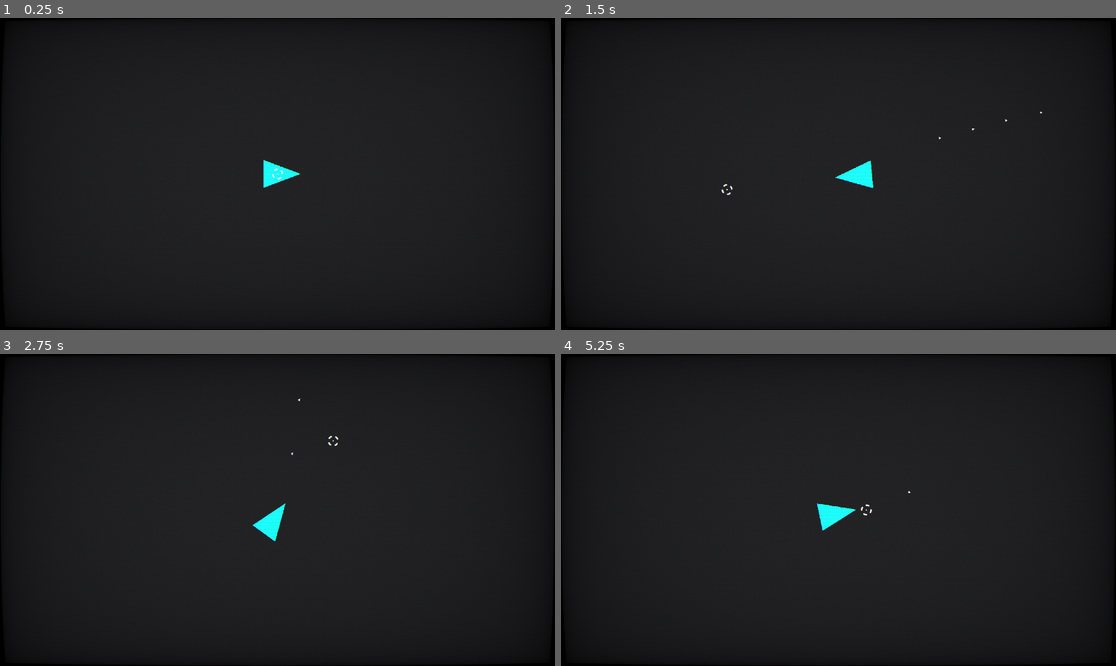
Above: before the commit, frames 1-4 (two rows, left to right).
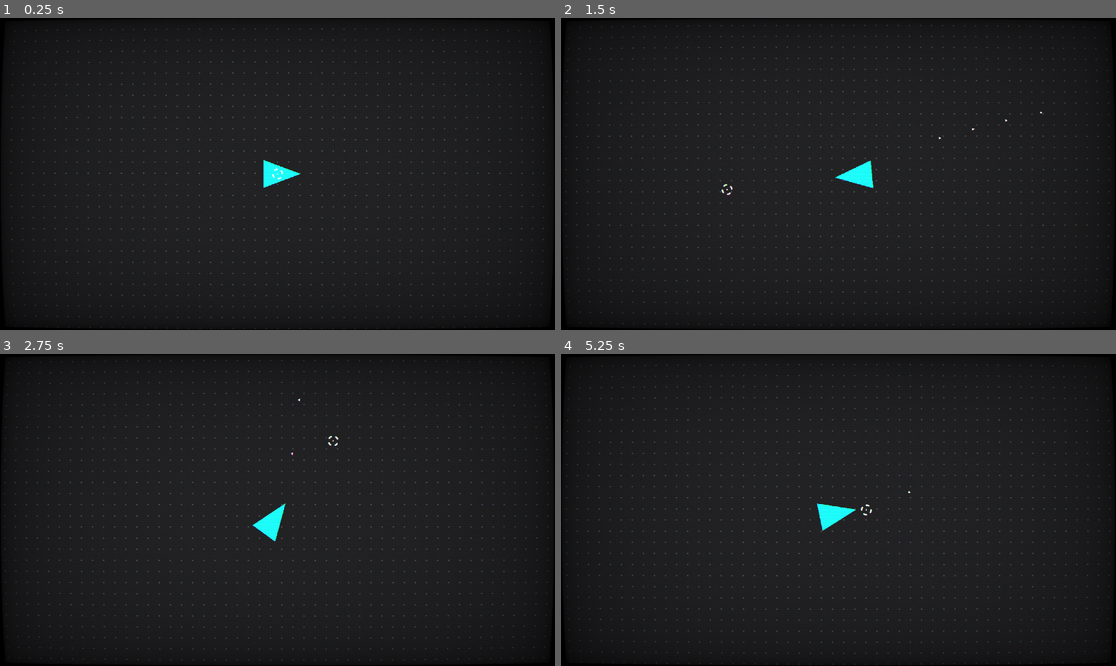
Above: after the commit, the same moments.

Repository: LordChildConsumer/MiniHordeShooter
Game: Godot game, scene res://main.tscn
The game is run twice, just before and just after one commit, with the same random seed, the same clock (stepped at 60 frames per second) and the same inputs.
Inputs (mouse positions are in pixels of both pictures, inside the frame that each line leads up to):
- Up to frame 1 (0.25 s): no input
- Up to frame 2 (1.5 s): tap Enter at 0.5 s; move the mouse to (960, 158) at 0.52 s; press the mouse at (960, 158) at 0.53 s; hold D (move_right) 0.53-1.28 s; move the mouse to (727, 189) at 1.27 s; release the mouse at (727, 189) at 1.28 s; hold S (move_down) from 1.28 s (still down); click (727, 189) at 1.35 s
- Up to frame 3 (2.75 s): move the mouse to (333, 441) at 2.02 s; release S (move_down) at 2.03 s; press the mouse at (333, 441) at 2.03 s; hold D (move_right) from 2.03 s (still down)
- Up to frame 4 (5.25 s): move the mouse to (810, 572) at 2.77 s; release D (move_right) at 2.78 s; release the mouse at (810, 572) at 2.78 s; hold W (move_up) 2.78-3.53 s; click (810, 572) at 2.85 s; move the mouse to (1005, 556) at 3.52 s; press the mouse at (1005, 556) at 3.53 s; hold A (move_left) 3.53-5.03 s; move the mouse to (672, 463) at 4.27 s; release the mouse at (672, 463) at 4.28 s; click (672, 463) at 4.35 s; move the mouse to (866, 510) at 5.02 s; press the mouse at (866, 510) at 5.03 s; hold S (move_down) from 5.03 s (still down)

The runs differ from the first frame. In frame 1, 1.1% of the frame differs, in the area x 1-99%, y 3-100%; in frame 2, 1.2%; in frame 3, 1.2%; in frame 4, 1.3%, in the area x 0-99%, y 3-100%.

Commit message:
Grid background

Diff:
--- a/components/health_poly.gd
+++ b/components/health_poly.gd
@@ -23,7 +23,7 @@
 
 
 func _ready() -> void:
-	# Gets a reference to the 'pct' uniform in the health shader.
+	# Gets a reference to the shader material.
 	var m: ShaderMaterial = material as ShaderMaterial;
 	if m: shader = m;
 
--- a/main.tscn
+++ b/main.tscn
@@ -42,17 +42,6 @@
 [node name="WorldEnvironment" type="WorldEnvironment" parent="."]
 environment = SubResource("Environment_hfutu")
 
-[node name="BG" type="CanvasLayer" parent="."]
-layer = -15
-
-[node name="ColorRect" type="ColorRect" parent="BG"]
-anchors_preset = 15
-anchor_right = 1.0
-anchor_bottom = 1.0
-grow_horizontal = 2
-grow_vertical = 2
-color = Color(0.101961, 0.101961, 0.105882, 1)
-
 [node name="PostProcessing" type="CanvasLayer" parent="."]
 layer = 15
 
--- /dev/null
+++ b/player/bg.gd
@@ -0,0 +1,9 @@
+extends CanvasLayer
+
+
+
+@export var camera: Camera2D;
+@onready var shader := ($Dots as ColorRect).material as ShaderMaterial;
+
+func _physics_process(_delta: float) -> void:
+	shader.set_shader_parameter("offset", camera.get_screen_center_position());
--- a/player/player.tscn
+++ b/player/player.tscn
@@ -1,6 +1,8 @@
-[gd_scene load_steps=14 format=3 uid="uid://5ufingx2vmlv"]
+[gd_scene load_steps=17 format=3 uid="uid://5ufingx2vmlv"]
 
 [ext_resource type="Script" path="res://player/player.gd" id="1_decup"]
+[ext_resource type="Shader" path="res://shaders/screen/background.gdshader" id="2_5fqlc"]
+[ext_resource type="Script" path="res://player/bg.gd" id="2_85xfw"]
 [ext_resource type="Script" path="res://player/cursor.gd" id="3_mwmfc"]
 [ext_resource type="Material" uid="uid://d08g1w4slcs76" path="res://shaders/player_health/player_health_shader.tres" id="4_lfv5r"]
 [ext_resource type="Texture2D" uid="uid://cddf8wh6137s" path="res://ui/crosshairs/crosshair038.png" id="4_v4pjf"]
@@ -13,6 +15,17 @@
 [ext_resource type="Script" path="res://player/player_sounds.gd" id="11_lykpo"]
 [ext_resource type="AudioStream" uid="uid://d2cd4y7ubxsd2" path="res://assets/audio/sound/enemy/grunt_hurt.wav" id="12_6sooj"]
 
+[sub_resource type="ShaderMaterial" id="ShaderMaterial_aow1d"]
+shader = ExtResource("2_5fqlc")
+shader_parameter/cell_size = 32.0
+shader_parameter/dot_size = 0.1
+shader_parameter/background_color = Color(0.101961, 0.101961, 0.105882, 1)
+shader_parameter/dot_color = Color(0.27451, 0.282353, 0.286275, 1)
+shader_parameter/resolution = Vector2(1, 1)
+shader_parameter/offset = Vector2(0, 0)
+shader_parameter/anti_aliasing_factor = 0.01
+shader_parameter/stochastic_samples = 16
+
 [sub_resource type="PlaceholderTexture2D" id="PlaceholderTexture2D_jiba8"]
 size = Vector2(128, 96)
 
@@ -20,6 +33,20 @@
 collision_layer = 2
 collision_mask = 3
 script = ExtResource("1_decup")
+
+[node name="BG" type="CanvasLayer" parent="." node_paths=PackedStringArray("camera")]
+layer = -15
+script = ExtResource("2_85xfw")
+camera = NodePath("../Camera2D")
+
+[node name="Dots" type="ColorRect" parent="BG"]
+material = SubResource("ShaderMaterial_aow1d")
+anchors_preset = 15
+anchor_right = 1.0
+anchor_bottom = 1.0
+grow_horizontal = 2
+grow_vertical = 2
+color = Color(0.101961, 0.101961, 0.105882, 1)
 
 [node name="Health" type="Node" parent="."]
 script = ExtResource("5_ev15s")
--- /dev/null
+++ b/shaders/screen/background.gdshader
@@ -0,0 +1,52 @@
+shader_type canvas_item;
+
+// Source: https://godotshaders.com/shader/dotted-grid-2d/
+
+uniform float cell_size = 16;
+uniform float dot_size : hint_range(0.0, 0.5) = 0.25;
+uniform vec4 background_color : source_color = vec4(0.1176, 0.1176, 0.1176, 1.0);
+uniform vec4 dot_color : source_color = vec4(0.2156, 0.2156, 0.2156, 1.0);
+uniform vec2 resolution; // Resolution of the screen or viewport
+uniform vec2 offset; // Offset to move the grid at runtime!
+uniform float anti_aliasing_factor = 0.01; // Adjust this value for more/less smoothness
+uniform int stochastic_samples = 16; // Number of stochastic samples per pixel
+
+// Pseudo-random number generator function
+float random(vec2 st){
+    return fract(sin(dot(st.xy, vec2(12.9898,78.233))) * 43758.5453123);
+}
+
+void fragment() {
+    vec2 uv = FRAGCOORD.xy / resolution;
+    vec4 finalColor = vec4(0.0);
+
+    for (int i = 0; i < stochastic_samples; ++i) {
+        // Generate random offset within the pixel
+        vec2 randomOffset = vec2(
+            random(vec2(float(i), 0.0)),
+            random(vec2(0.0, float(i)))
+        ) / resolution;
+
+        // Apply offset and scale by cell_size
+        vec2 scaled_pos = ((uv + randomOffset) * resolution + offset) / cell_size;
+
+        // Find the nearest grid intersection in normalized space
+        vec2 nearest_grid = round(scaled_pos) * cell_size;
+
+        // Calculate the distance to the nearest grid intersection
+        float dist = length(((uv + randomOffset) * resolution + offset) - nearest_grid);
+
+        // Convert dot_size to an actual radius based on grid_size
+        float radius = dot_size * cell_size * 0.5;
+
+        // Anti-aliasing: Smooth transition near the edge of the dot
+        float edge_smoothness = anti_aliasing_factor;
+        float alpha = smoothstep(radius - edge_smoothness, radius + edge_smoothness, dist);
+
+        // Mix dot_color and background_color based on alpha
+        finalColor += mix(dot_color, background_color, alpha);
+    }
+
+    // Average the colors from all samples
+    COLOR = finalColor / float(stochastic_samples);
+}
--- /dev/null
+++ b/shaders/screen/old_background.gdshader
@@ -0,0 +1,22 @@
+shader_type canvas_item;
+
+
+uniform vec2 cam_position;
+uniform vec4 star_color: source_color;
+uniform sampler2D star_noise : repeat_enable;
+
+vec2 polar_coordinates(vec2 uv, vec2 center, float zoom, float repeat)
+{
+	vec2 dir = uv - center;
+	float radius = length(dir) * 2.0;
+	float angle = atan(dir.y, dir.x) * 1.0/(3.1416 * 2.0);
+	return mod(vec2(radius * zoom, angle * repeat), 1.0);
+}
+
+
+void fragment() {
+	vec4 c = texture(star_noise, SCREEN_UV + (cam_position * SCREEN_PIXEL_SIZE));
+	float a = step(0.6, c.r);
+
+	COLOR = vec4(a) * star_color;
+}
